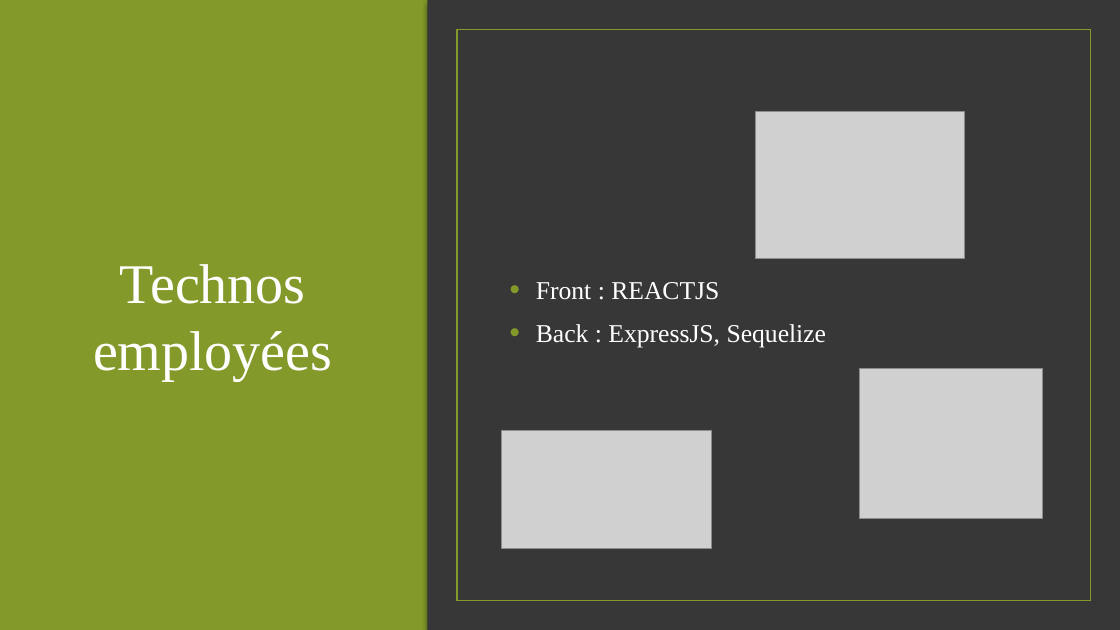
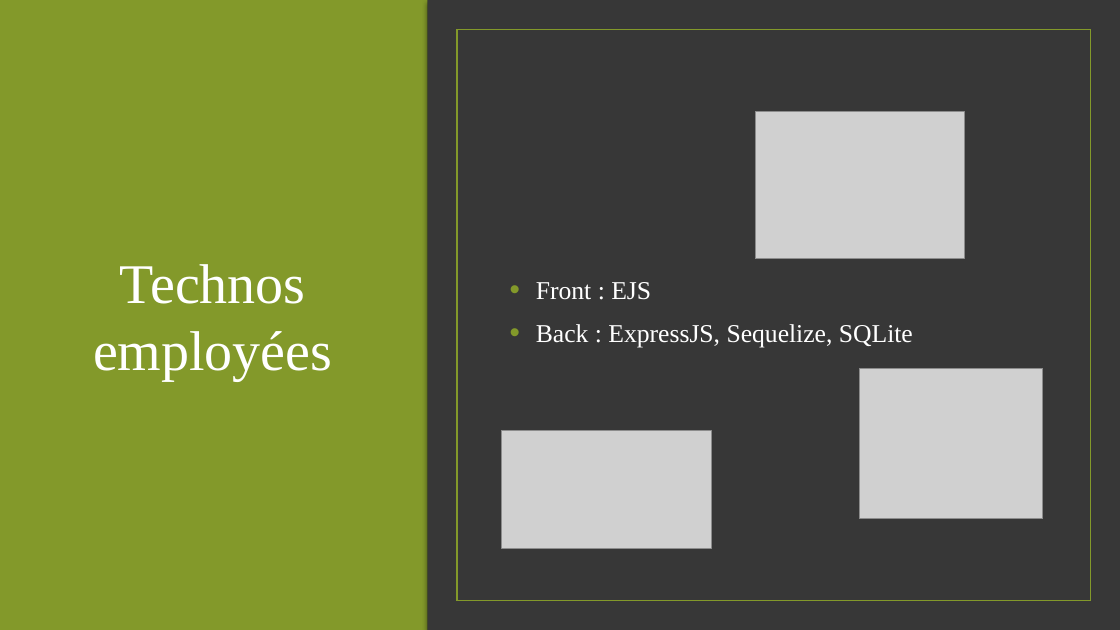
Before and after one commit to UndefinedThing/HardShop, a slide deck: slide 4 of Projet ORM-API.pptx. Drawn at 1120x630 pixels with LibreOffice and Linux fonts; fonts in the diff are those of the drawing; grey boxes stand for pictures; background and template pictures are left out; a plain dark background stands for a picture behind light text. Boxes give left, top, right and bottom in pixels: in the first picture for what was removed or moved away, otherwise in the second. Text is boxed around its words. In the diff, an @@ line names an element or a change of style, - is before the commit and + after.

```diff
--- a/Projet ORM-API.pptx
+++ b/Projet ORM-API.pptx
@@ text at bbox=[536, 282, 913, 347]: text changed @@
-• Front : REACTJS
-• Back : ExpressJS, Sequelize
+• Front : EJS
+• Back : ExpressJS, Sequelize, SQLite
```
Also in this commit, not shown: 2 other slides changed, 1 slide added.
